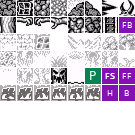
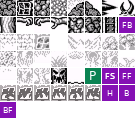
Layered file, before and after one edit (135 x 135). Changes by layer:
added group "BossFish" with 2 layers above "Bat" over [0, 102, 16, 118]
added layer "BF" in group "BossFish" over [3, 107, 13, 113]
added layer "Debug #7" in group "BossFish" over [0, 102, 16, 118]
